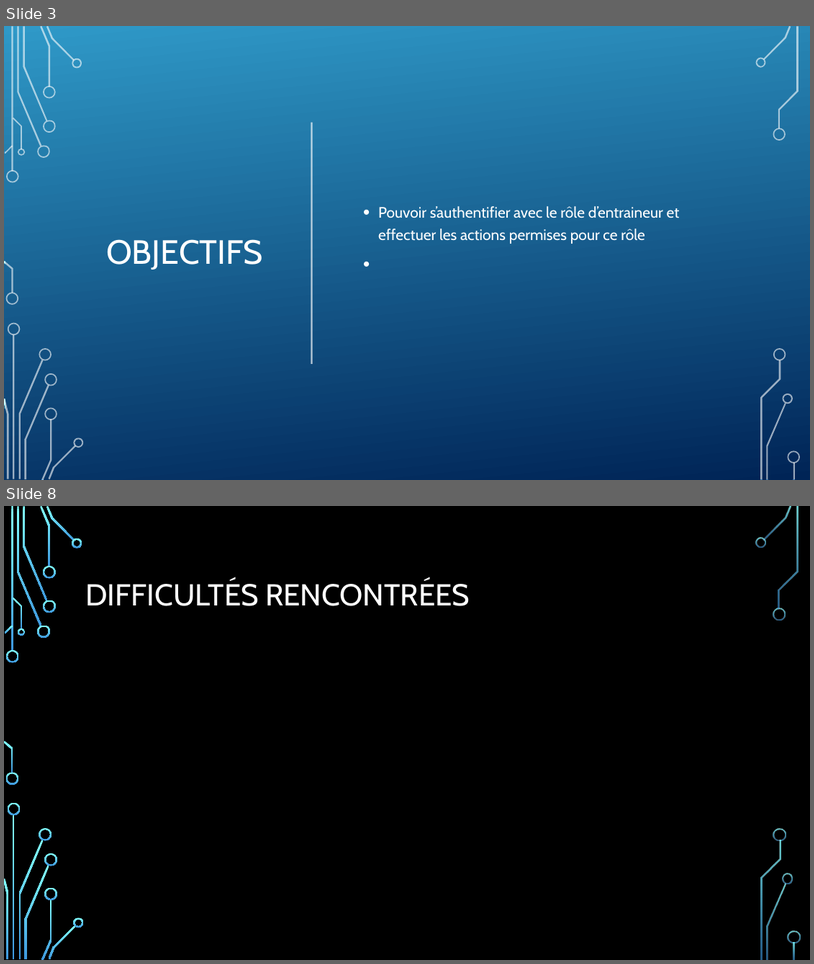
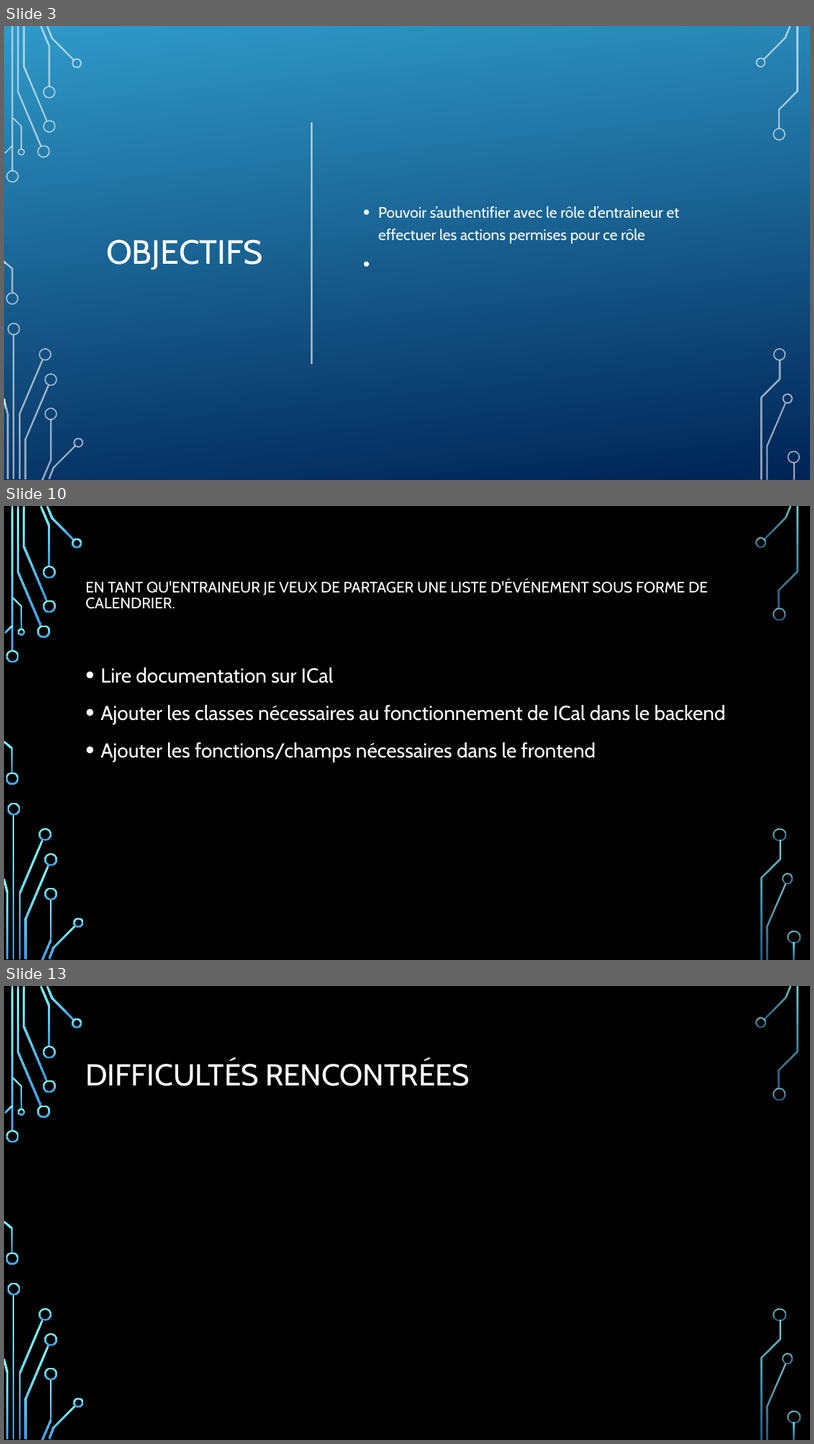
Before and after one commit to DFC-Informatique-Cegep-de-Sainte-Foy/GestionEquipesSportives, a slide deck: Documentation/Revue 3/Presentation_Revue_3.pptx. Shown one above the other, each under a label of ours: slides 3 and 8 before the commit, slides 3, 10 and 13 after it; the slides between them are not shown. The pictures are 814x964 and 814x1444 pixels, drawn with LibreOffice and Linux fonts; fonts in the diff are those of the drawing; background and template pictures are left out. Boxes give left, top, right and bottom in pixels: in the first picture for what was removed or moved away, otherwise in the second. Text is boxed around its words. In the diff, an @@ line names an element or a change of style, - is before the commit and + after.

```diff
--- a/Documentation/Revue 3/Presentation_Revue_3.pptx
+++ b/Documentation/Revue 3/Presentation_Revue_3.pptx
@@ slide 10 added at box(4, 506, 810, 960), background picture (left out); not listed: 36 template elements that a slide beside it also shows @@
@@ title added at box(85, 579, 708, 609), 18 pt, text #FFFFFF @@
+EN TANT QU'ENTRAINEUR JE VEUX DE PARTAGER UNE LISTE D'ÉVÉNEMENT SOUS FORME DE CALENDRIER.
@@ text added at box(100, 667, 726, 762), 24 pt, text #FFFFFF @@
+• Lire documentation sur ICal
+• Ajouter les classes nécessaires au fonctionnement de ICal dans le backend
+• Ajouter les fonctions/champs nécessaires dans le frontend
@@ what was slide 8 is now slide 13 @@
```
Also in this commit, not shown: 1 slide changed, 5 other slides added, 1 slide removed.
